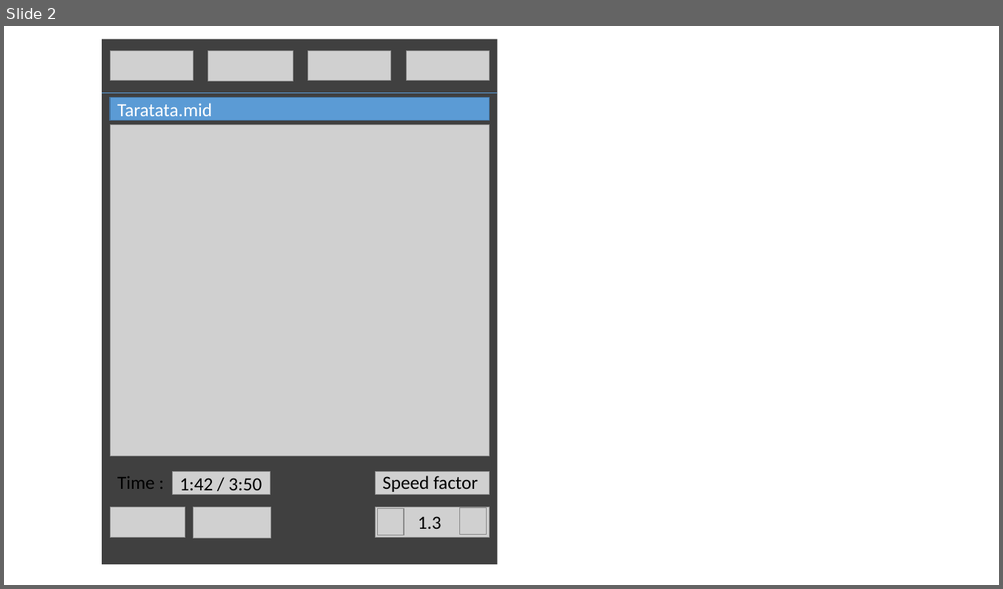
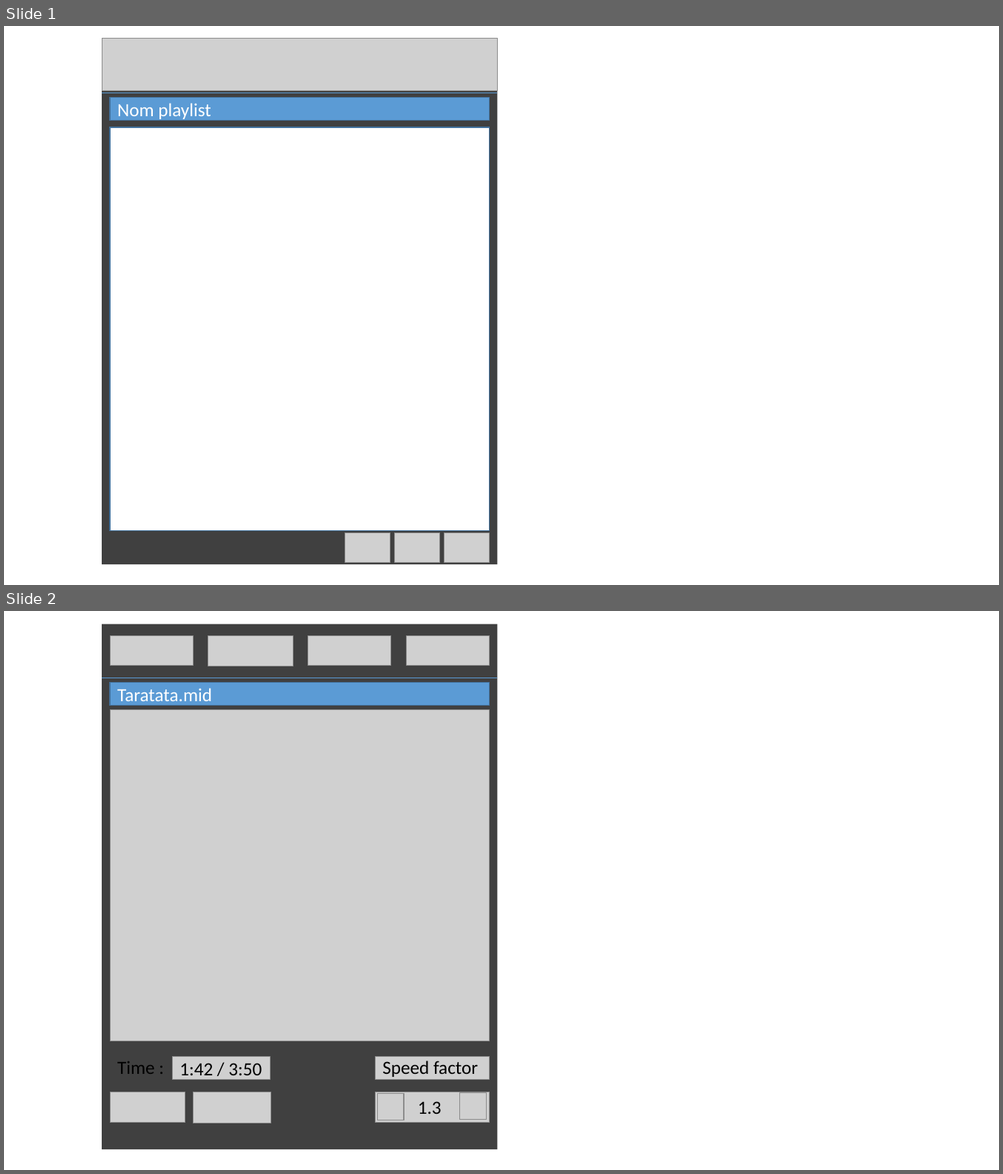
Before and after one commit to QuentinSalomon/TB, a slide deck: Administratif/Visuel.pptx. Shown one above the other, each under a label of ours: slide 2 before the commit, slides 1 and 2 after it. The pictures are 1003x589 and 1003x1174 pixels, drawn with LibreOffice and Linux fonts; fonts in the diff are those of the drawing; grey boxes stand for pictures. Boxes give left, top, right and bottom in pixels: in the first picture for what was removed or moved away, otherwise in the second. Text is boxed around its words. In the diff, an @@ line names an element or a change of style, - is before the commit and + after.

```diff
--- a/Administratif/Visuel.pptx
+++ b/Administratif/Visuel.pptx
@@ slide 1 added at (4, 26, 999, 585), background #FFFFFF @@
@@ rectangle added at (102, 39, 497, 565), fill #404040 @@
@@ picture added at (102, 38, 497, 90) @@
@@ line added from (102, 93) to (497, 93), #5B9BD5 0.5 pt @@
@@ rectangle added at (110, 98, 489, 121), fill #5B9BD5, outline #43739E 1 pt, 18 pt, text #FFFFFF @@
+Nom playlist
@@ rectangle added at (110, 127, 489, 531), fill #FFFFFF, outline #43739E 1 pt @@
@@ picture added at (345, 534, 390, 563) @@
@@ picture added at (395, 534, 440, 563) @@
@@ picture added at (444, 534, 489, 563) @@
```
Also in this commit, not shown: 1 slide removed, 13 other files.
